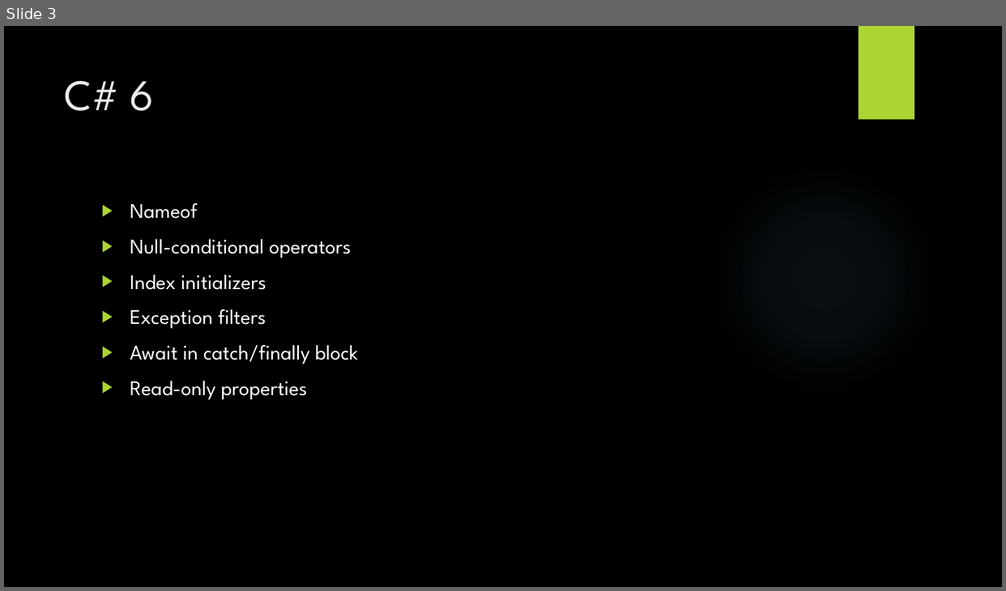
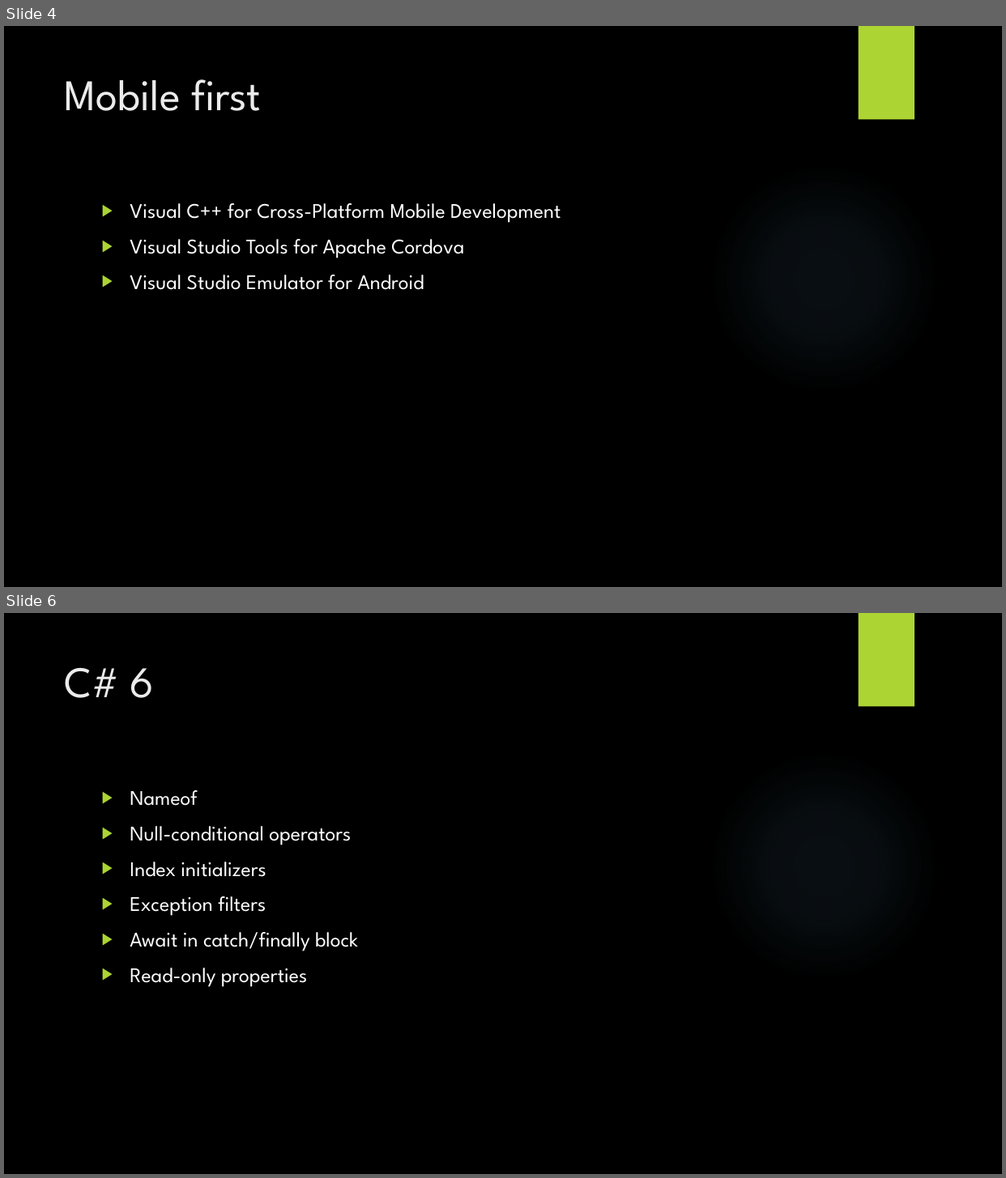
Before and after one commit to andreireinus/vs2015-eneta, a slide deck: vs2015.pptx. Shown one above the other, each under a label of ours: slide 3 before the commit, slides 4 and 6 after it; the slides between them are not shown. The pictures are 1006x591 and 1006x1178 pixels, drawn with LibreOffice and Linux fonts; fonts in the diff are those of the drawing; background and template pictures are left out. Boxes give left, top, right and bottom in pixels: in the first picture for what was removed or moved away, otherwise in the second. Text is boxed around its words. In the diff, an @@ line names an element or a change of style, - is before the commit and + after.

```diff
--- a/vs2015.pptx
+++ b/vs2015.pptx
@@ slide 4 added at [4, 26, 1002, 587], background picture (left out); not listed: 2 template elements that a slide beside it also shows @@
@@ title added at [65, 79, 262, 111], 42 pt, text #EBEBEB @@
+Mobile first
@@ text added at [130, 203, 560, 290], 20 pt, text #FFFFFF @@
+▶ Visual C++ for Cross-Platform Mobile Development
+▶ Visual Studio Tools for Apache Cordova
+▶ Visual Studio Emulator for Android
@@ what was slide 3 is now slide 6 @@
```
Also in this commit, not shown: 3 slides changed, 3 other slides added, 1 other file.
